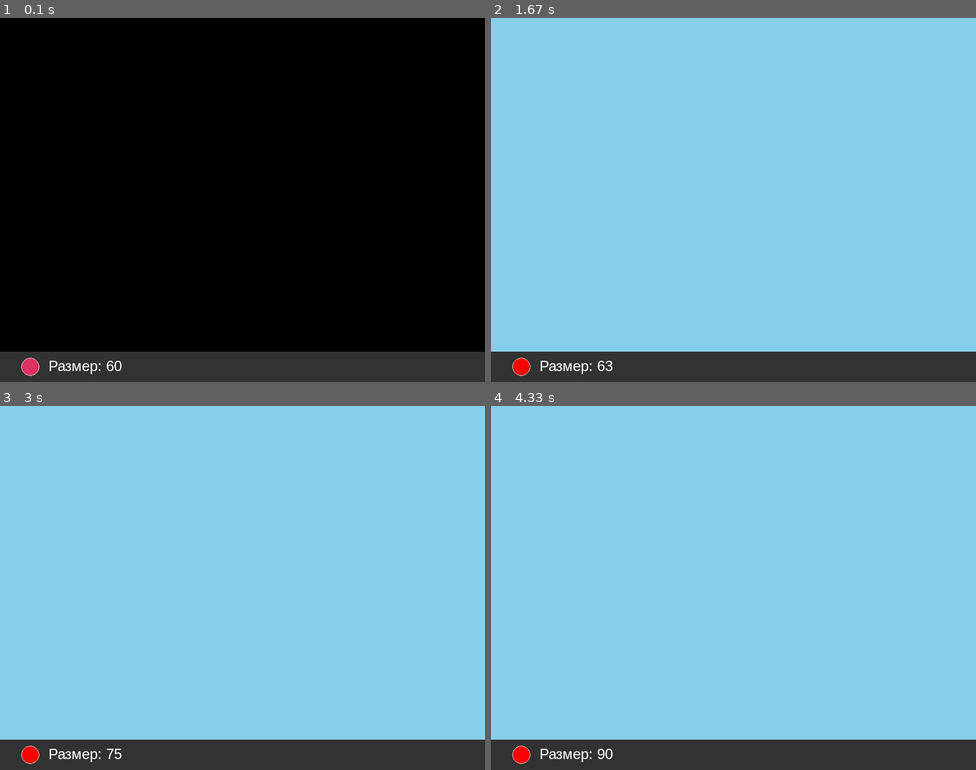
Above: before the commit, frames 1-4 (two rows, left to right).
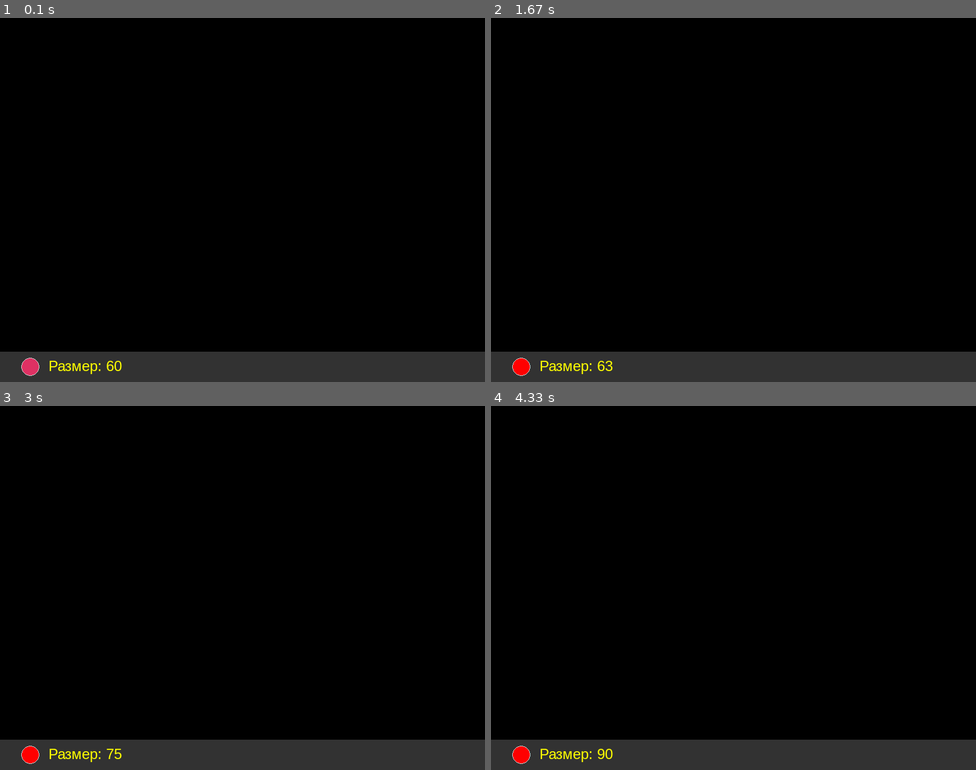
Above: after the commit, the same moments.

Repository: ArchakovBullet/Scripts_Python
Game: pygame game, started from Book_Python_for_Children/3_Ball_New_Interface.py
The game is run twice, just before and just after one commit, with the same random seed, the same clock (stepped at 60 frames per second) and the same inputs.
Inputs:
- Up to frame 1 (0.1 s): no input
- Up to frame 2 (1.67 s): tap Space at 0.33 s; tap + at 0.67 s; tap 1 at 1.5 s
- Up to frame 3 (3 s): tap + at 1.83, 2.23, 2.53, 2.73 s
- Up to frame 4 (4.33 s): tap + at 3.07, 3.37, 3.57, 3.87, 4.13 s

The runs differ from the first frame. In frame 1, 0.2% of the frame differs, in the area x 10-26%, y 94-98%; in frame 2, 92%; in frame 3, 92%; in frame 4, 92%, in the area x 0-100%, y 0-98%.

Commit message:
Балуюсь с кодом шарика

Diff:
--- a/Book_Python_for_Children/3_Ball_New_Interface.py
+++ b/Book_Python_for_Children/3_Ball_New_Interface.py
@@ -1,4 +1,4 @@
-'''''''Новый интерфейс старого кода(стр.50) '''''''
+'''''''Новый интерфейс старого кода(стр.50) - 01.05.2026'''''''
 
 import pygame as pg, sys
 import os
@@ -10,7 +10,7 @@
 pg.display.set_caption('Взлетаем к курсору')
 
 print('\n' +'#' * 50)
-print('Для выхода из игры нажмите Escape\nлибо нажмите крестик.\n')
+print('Для выхода из игры нажмите Escape\nлибо нажмите крестик.\nSpace для очистки от следов')
 print('\n' +'#' * 50)
 
 # Небесно-голубой
@@ -39,7 +39,19 @@
 size = 60
 color = cherry
 
-font = pg.font.SysFont('Arial', 24)
+font = pg.font.SysFont('Arial', 24) # шрифт для надписи Размер.
+
+'''''''''
+# Системные шрифты (доступны везде)
+font = pg.font.SysFont('Arial', 24)        # классический
+font = pg.font.SysFont('Comic Sans MS', 20) # игривый
+font = pg.font.SysFont('Times New Roman', 28) # строгий
+font = pg.font.SysFont('Courier New', 16)  # как в печатной машинке
+font = pg.font.SysFont('Verdana', 24)      # хорош для интерфейсов
+
+# Шрифт по умолчанию (если не нашел указанный)
+font = pg.font.SysFont(None, 24)           # любой системный
+'''''
 
 clock = pg.time.Clock()
 
@@ -63,7 +75,7 @@
     if keys[pg.K_2]: color = lemon
     if keys[pg.K_3]: color = green_color
 
-    if keys[pg.K_SPACE]: screen.fill(sky_blue)
+    if keys[pg.K_SPACE]: screen.fill(black)
 
     if 15 < size < 100:
         if keys[pg.K_KP_MINUS]: size -= 1
@@ -73,7 +85,19 @@
     pg.draw.rect(screen, (50,50,50), (0,550,800, 50))
     pg.draw.circle(screen,color, (50,575), 15)
     pg.draw.circle(screen,(200, 200,200), (50, 575), 15, 1 )
-    size_text = font.render(f'Размер: {size} ', True, (255,255,255))
+    size_text = font.render(f'Размер: {size} ', True, (255,255,0))
+
+    # Примеры цветов:
+    # Белый текст
+    white_text = font.render('Белый текст', True, (255, 255, 255))
+
+    # Желтый текст
+    yellow_text = font.render('Желтый текст', True, (255, 255, 0))
+
+    # Красный текст с черным фоном
+    red_text = font.render('Красный текст', True, (255, 0, 0), (0, 0, 0))
+
+
     screen.blit(size_text, (80,560))
 
     pg.display.flip()
